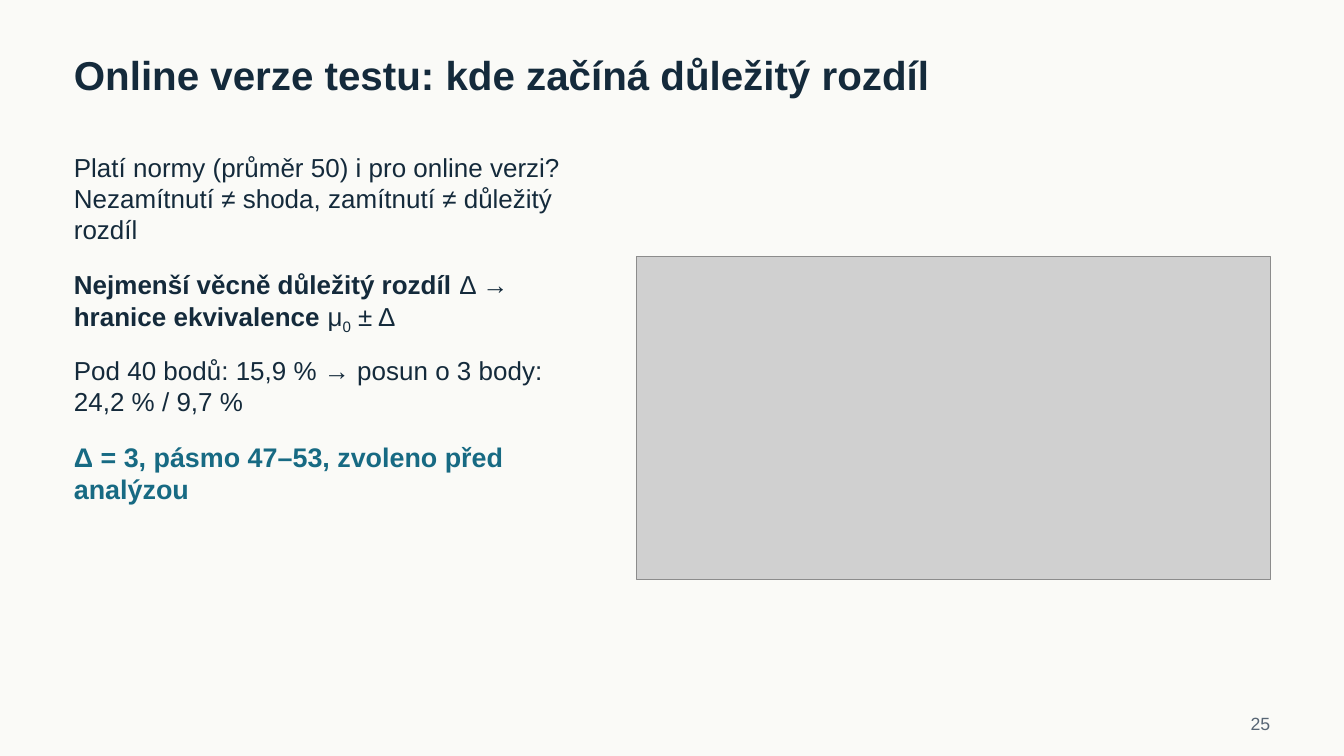
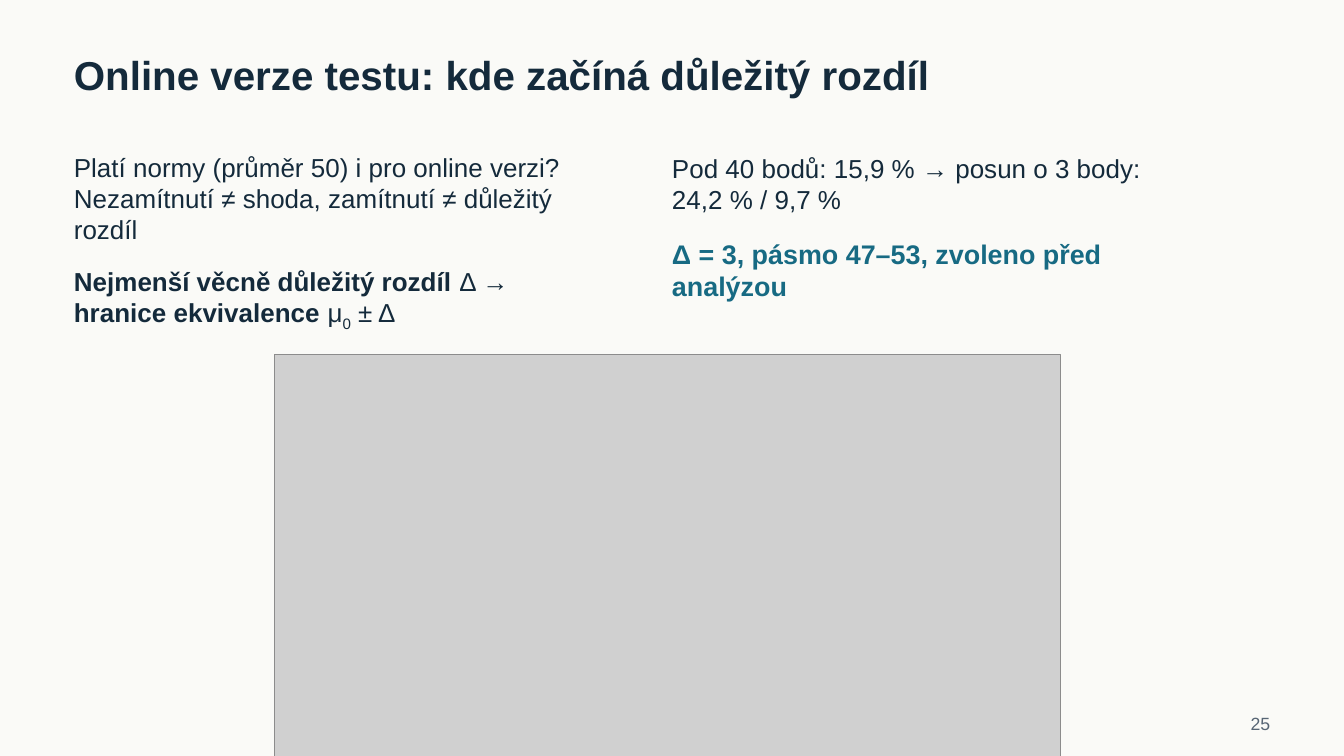
Before and after one commit to reckak/statistics-for-psychology, a slide deck: slide 25 of presentations/kapitola_07_interval_t_test_a_ekvivalence.pptx. Drawn at 1344x756 pixels with LibreOffice and Linux fonts; fonts in the diff are those of the drawing; grey boxes stand for pictures. Boxes give left, top, right and bottom in pixels: in the first picture for what was removed or moved away, otherwise in the second. Text is boxed around its words. In the diff, an @@ line names an element or a change of style, - is before the commit and + after.

```diff
--- a/presentations/kapitola_07_interval_t_test_a_ekvivalence.pptx
+++ b/presentations/kapitola_07_interval_t_test_a_ekvivalence.pptx
@@ text "Pod 40 bodů: 15,9 % ..." moved from (x1=74, y1=359, x2=543, y2=415) to (x1=672, y1=157, x2=1141, y2=213) @@
@@ text "Δ = 3, pásmo 47–53, ..." moved from (x1=74, y1=447, x2=503, y2=504) to (x1=672, y1=244, x2=1101, y2=301) @@
@@ text "Nejmenší věcně důležitý rozdíl Δ ..." moved from (x1=74, y1=273, x2=476, y2=327) to (x1=74, y1=270, x2=476, y2=323) @@
@@ picture resized from (x1=637, y1=256, x2=1270, y2=580) to (x1=274, y1=355, x2=1060, y2=756) @@
```
Also in this commit, not shown: 9 other slides changed, 2 other files.
